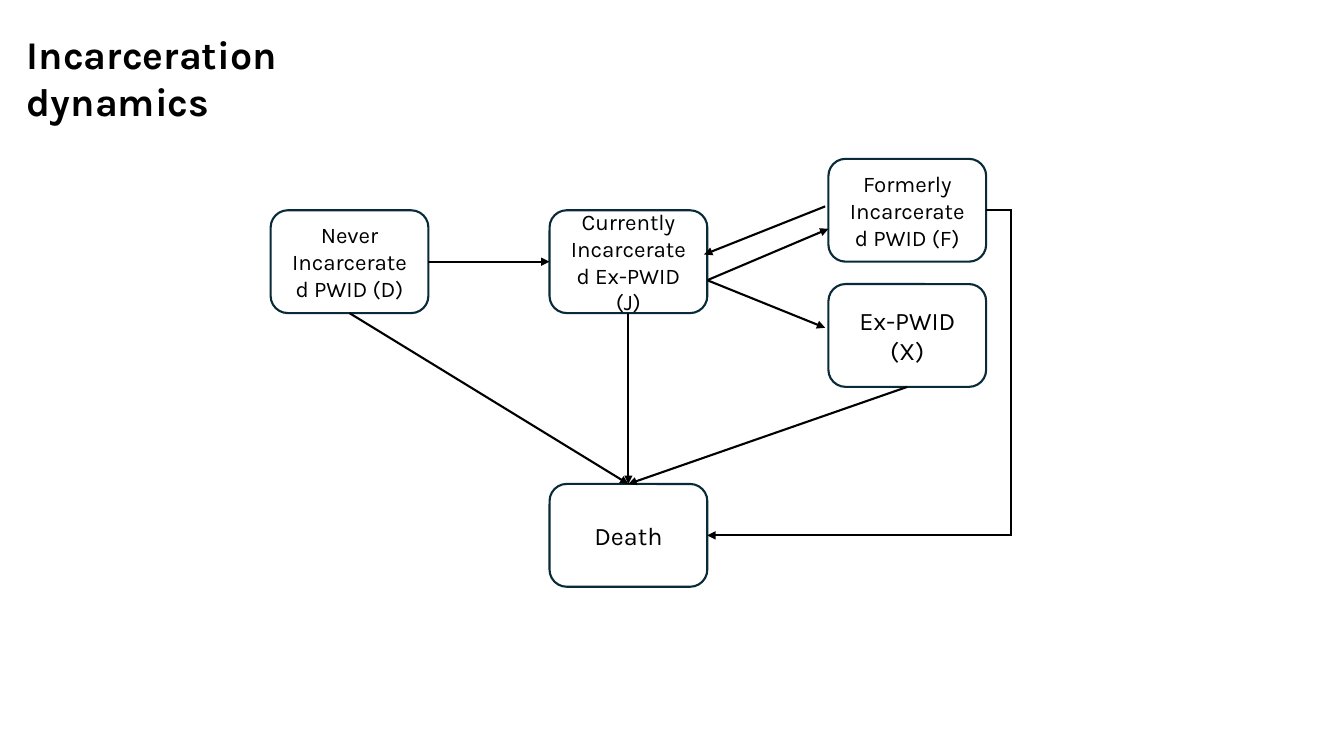
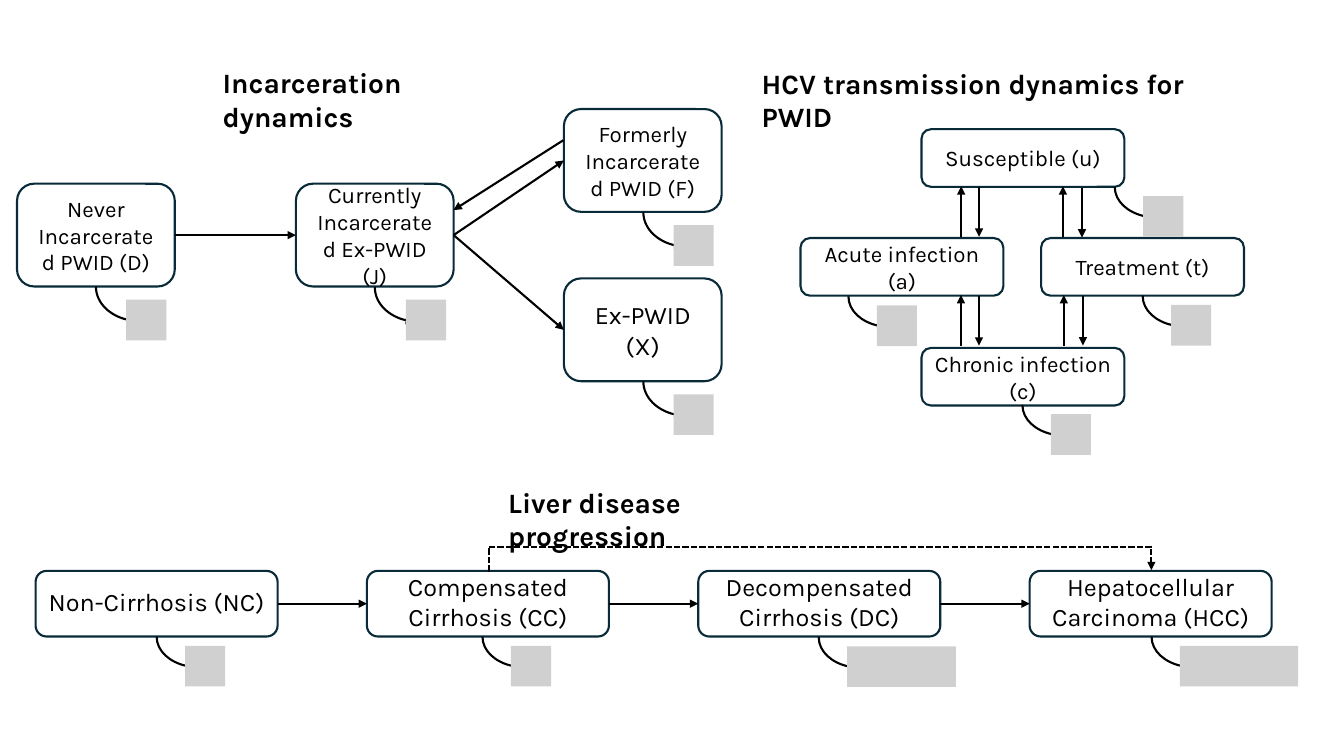
Before and after one commit to Mister-He/HepC-Transimission-Modelling, a slide deck: slide 1 of Model schematic.pptx. Drawn at 1344x756 pixels with LibreOffice and Linux fonts; fonts in the diff are those of the drawing; grey boxes stand for pictures. Boxes give left, top, right and bottom in pixels: in the first picture for what was removed or moved away, otherwise in the second. Text is boxed around its words. In the diff, an @@ line names an element or a change of style, - is before the commit and + after.

```diff
--- a/Model schematic.pptx
+++ b/Model schematic.pptx
@@ text "Incarceration dynamics": place and size @@
-text "Incarceration dynamics" at (27, 41, 277, 126)
+text "Incarceration dynamics" at (223, 73, 402, 134)
@@ text "Incarceration dynamics" at (223, 73, 402, 134): size 28 to 20 pt @@
@@ rounded rectangle "Formerly Incarcerated PWID (F)": place and size @@
-rounded rectangle "Formerly Incarcerated PWID (F)" at (829, 159, 986, 262)
+rounded rectangle "Formerly Incarcerated PWID (F)" at (564, 109, 721, 212)
@@ arrow moved from (826, 207) - (704, 255) to (564, 140) - (454, 210) @@
@@ arrow moved from (708, 280) - (829, 229) to (454, 235) - (564, 160) @@
@@ group added at (35, 74, 1299, 687): 12 curved arrows, 12 pictures, 11 arrows, 8 rounded rectangles, 2 texts, 1 elbow arrow @@
+Susceptible (u)
+Chronic infection (c)
+Acute infection (a)
+Treatment (t)
+HCV transmission dynamics for PWID
+Liver disease progression
+Non-Cirrhosis (NC)
+Compensated Cirrhosis (CC)
+Decompensated Cirrhosis (DC)
+Hepatocellular Carcinoma (HCC)
@@ 2 rounded rectangles, 1 arrow: place and size @@
-2 rounded rectangles, 1 arrow at (271, 211, 707, 314)
+2 rounded rectangles, 1 arrow at (17, 184, 454, 286)
@@ arrow moved from (708, 280) - (826, 328) to (454, 235) - (564, 330) @@
@@ group removed at (350, 211, 1011, 587): 3 arrows, 1 rounded rectangle, 1 elbow arrow @@
-Death
@@ rounded rectangle "Ex-PWID (X)": place and size @@
-rounded rectangle "Ex-PWID (X)" at (829, 284, 986, 387)
+rounded rectangle "Ex-PWID (X)" at (564, 278, 721, 381)
```
Also in this commit, not shown: 1 other slide changed, 2 slides added, 1 other file.
